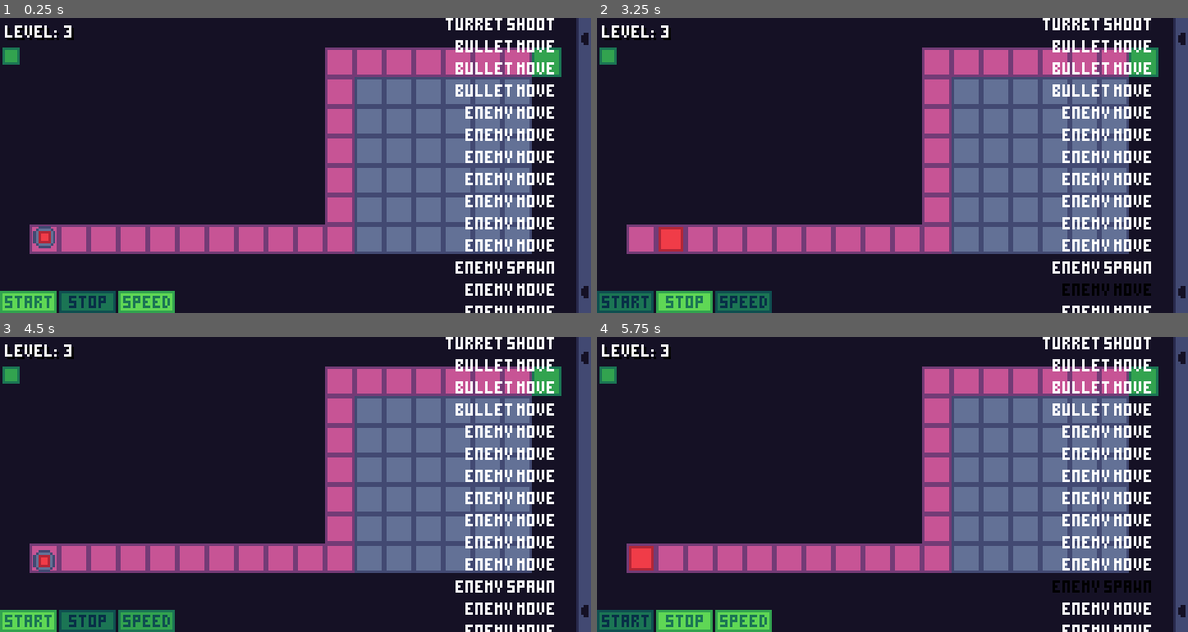
Above: before the commit, frames 1-4 (two rows, left to right).
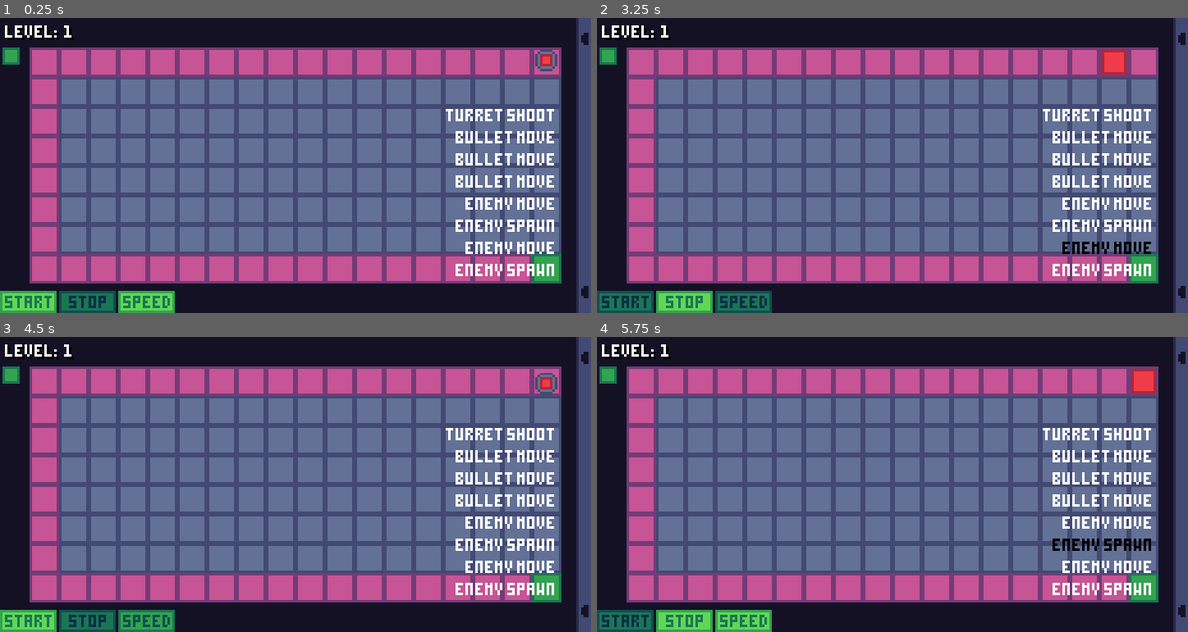
Above: after the commit, the same moments.

Repository: mariothedog/brackeys-game-jam
Game: Godot game, scene res://main/main.tscn
Two runs of this game, one before a commit and one after it. Both use one fixed random seed, a clock stepped at 60 frames per second and the inputs below.
Inputs (mouse positions are in pixels of both pictures, inside the frame that each line leads up to):
- Up to frame 1 (0.25 s): no input
- Up to frame 2 (3.25 s): click (626, 301) at 0.5 s; click (685, 301) at 1.25 s; click (626, 301) at 2 s; click (744, 301) at 2.75 s
- Up to frame 3 (4.5 s): click (88, 620) at 3.5 s; click (147, 620) at 4.25 s
- Up to frame 4 (5.75 s): click (626, 620) at 5 s

The runs differ from the first frame. In frame 1, 53% of the frame differs, in the area x 5-95%, y 0-100%; in frame 2, 53%; in frame 3, 53%; in frame 4, 54%.

Commit message:
Set default level num back to 1

Diff:
--- a/src/main/main.tscn
+++ b/src/main/main.tscn
@@ -12,7 +12,6 @@
 
 [node name="Main" type="Node"]
 script = ExtResource( 3 )
-level_num = 3
 initial_min_step_delay_ms = 500.0
 normal_min_step_delay_ms = 500.0
 sped_up_min_step_delay_ms = 250.0
